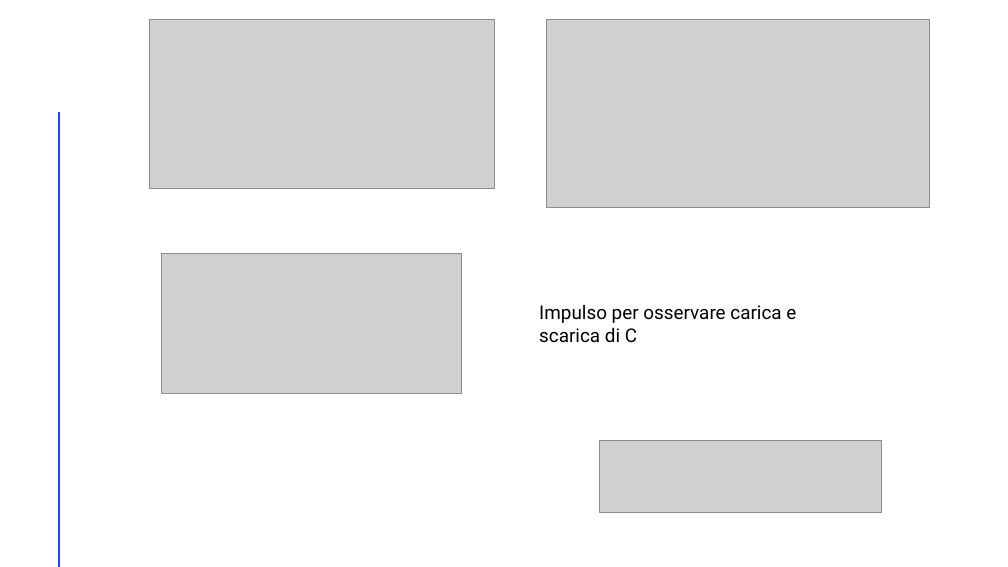
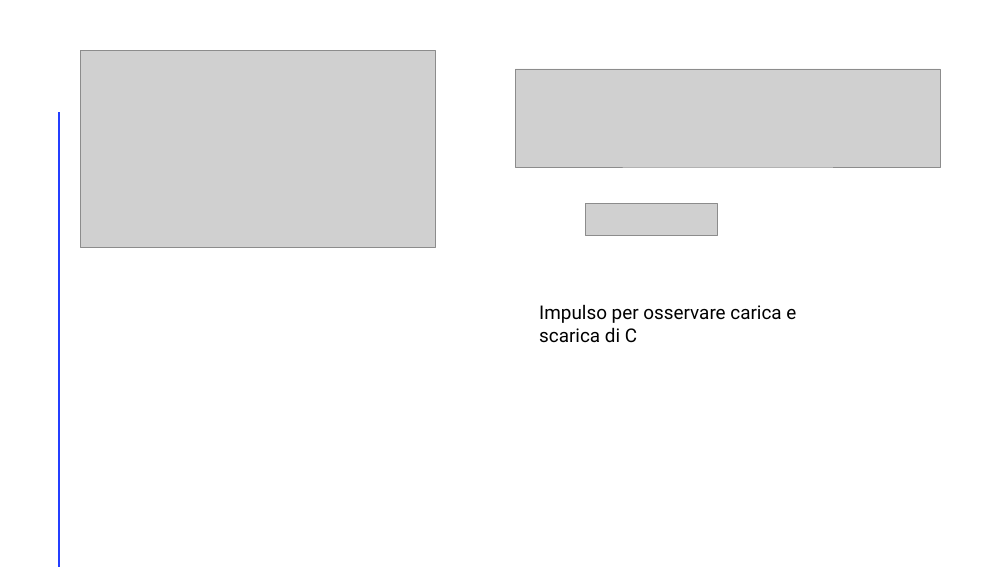
Before and after one commit to RiccardoSC2050/Progetto-sistemi-elettronici, a slide deck: slide 26 of presentazione/presentazione.pptx (slide 25 before the commit). Drawn at 1008x567 pixels with LibreOffice and Linux fonts; fonts in the diff are those of the drawing; grey boxes stand for pictures. Boxes give left, top, right and bottom in pixels: in the first picture for what was removed or moved away, otherwise in the second. Text is boxed around its words. In the diff, an @@ line names an element or a change of style, - is before the commit and + after.

```diff
--- a/presentazione/presentazione.pptx
+++ b/presentazione/presentazione.pptx
@@ picture removed at <box>150,20,495,188</box> @@
@@ picture removed at <box>547,20,930,207</box> @@
@@ picture added at <box>80,51,435,247</box> @@
@@ picture added at <box>516,69,941,167</box> @@
@@ picture added at <box>585,203,718,235</box> @@
@@ picture removed at <box>162,254,462,394</box> @@
@@ picture removed at <box>600,440,882,512</box> @@
```
Also in this commit, not shown: 9 other slides changed, 5 slides added, 2 slides removed, 11 other files.
